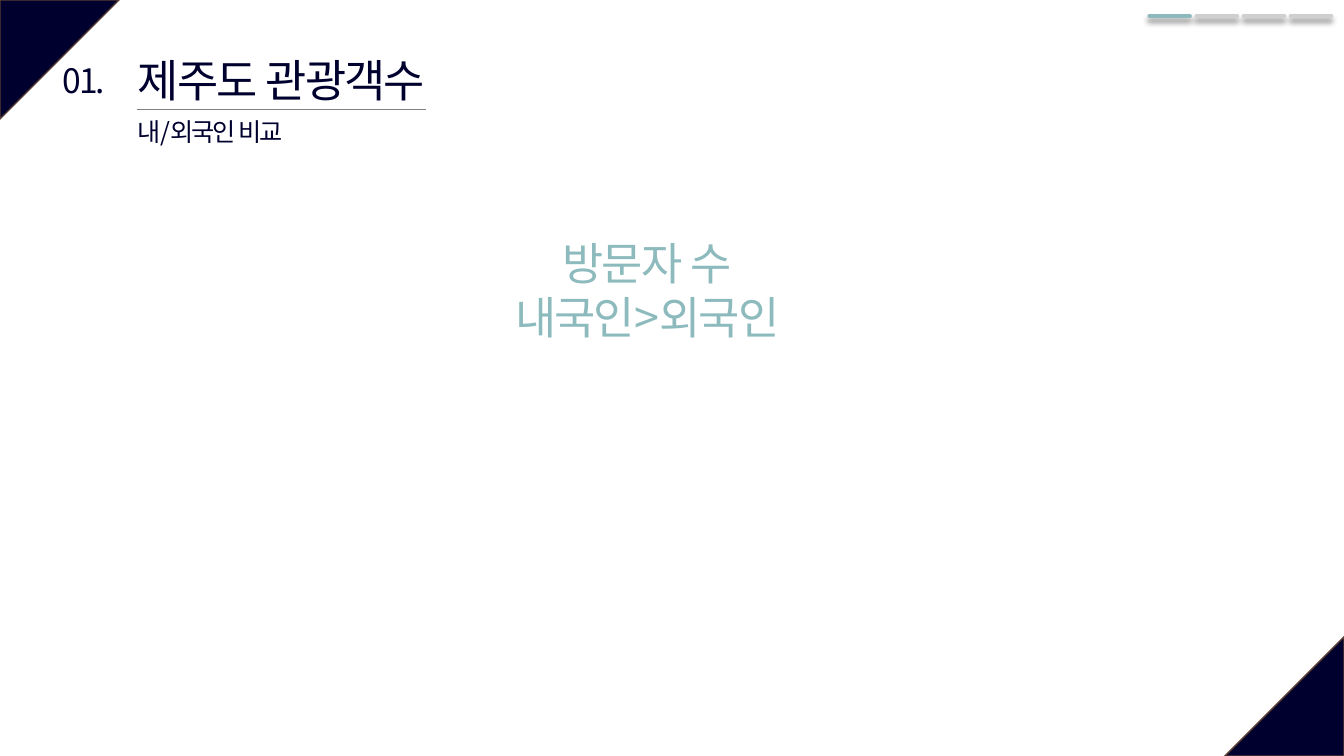
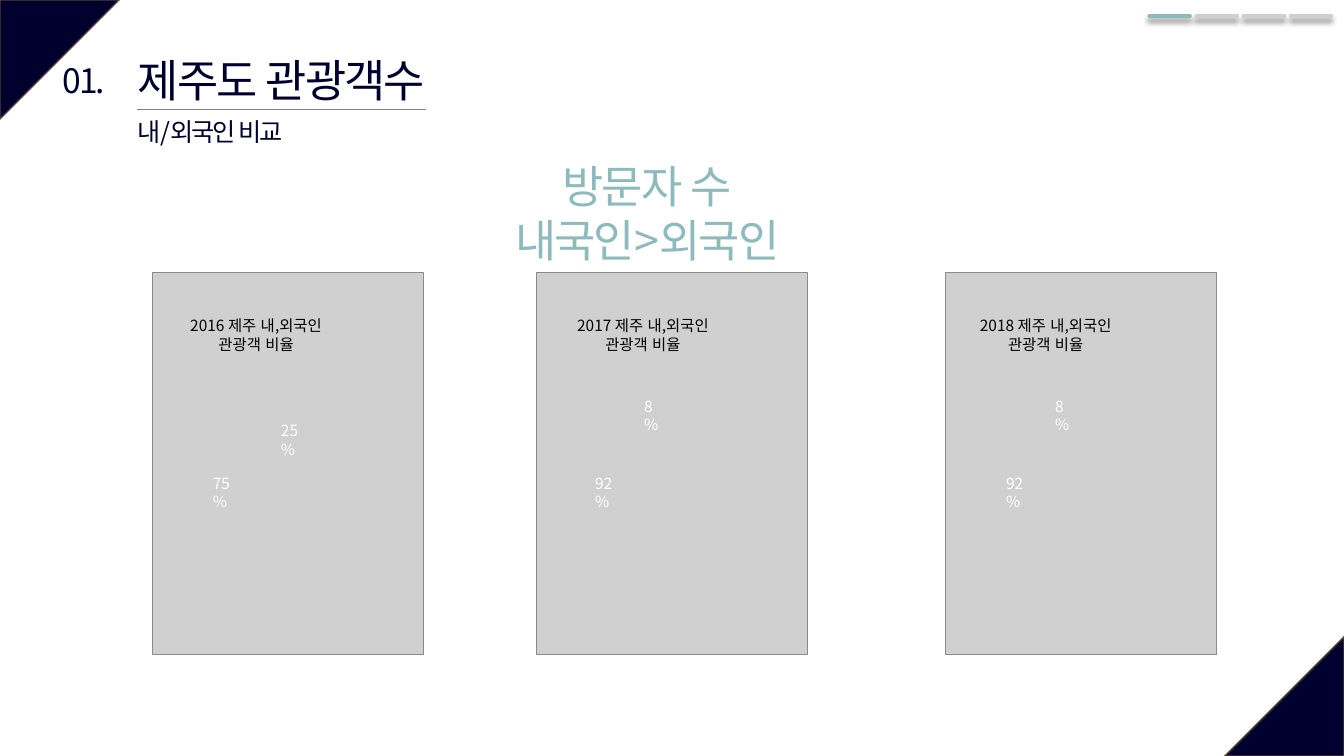
Before and after one commit to so-jeong0127/6-project, a slide deck: slide 6 of 6조_외부환경영향.pptx. Drawn at 1344x756 pixels with LibreOffice and Linux fonts; fonts in the diff are those of the drawing; grey boxes stand for pictures. Boxes give left, top, right and bottom in pixels: in the first picture for what was removed or moved away, otherwise in the second. Text is boxed around its words. In the diff, an @@ line names an element or a change of style, - is before the commit and + after.

```diff
--- a/6조_외부환경영향.pptx
+++ b/6조_외부환경영향.pptx
@@ text "방문자 수": place and size @@
-text "방문자 수" at <box>515,243,779,338</box>
+text "방문자 수" at <box>515,166,779,261</box>
@@ picture added at <box>153,272,424,654</box> @@
@@ picture added at <box>536,272,808,654</box> @@
@@ picture added at <box>946,272,1217,654</box> @@
@@ text added at <box>190,318,322,352</box>, 11 pt, text #000000 @@
+2016 제주 내,외국인
+관광객 비율
@@ text added at <box>577,318,709,352</box>, 11 pt, text #000000 @@
+2017 제주 내,외국인
+관광객 비율
@@ text added at <box>980,318,1111,352</box>, 11 pt, text #000000 @@
+2018 제주 내,외국인
+관광객 비율
@@ text added at <box>644,401,653,412</box>, 11 pt, text #FFFFFF @@
+8%
@@ text added at <box>1055,401,1064,412</box>, 11 pt, text #FFFFFF @@
+8%
@@ text added at <box>281,425,298,436</box>, 11 pt, text #FFFFFF @@
+25%
@@ text added at <box>213,478,230,489</box>, 11 pt, text #FFFFFF @@
+75%
@@ text added at <box>595,478,612,489</box>, 11 pt, text #FFFFFF @@
+92%
@@ text added at <box>1006,478,1023,489</box>, 11 pt, text #FFFFFF @@
+92%
```
Also in this commit, not shown: 2 other slides changed, 1 slide added, 1 slide removed, 5 other files.
